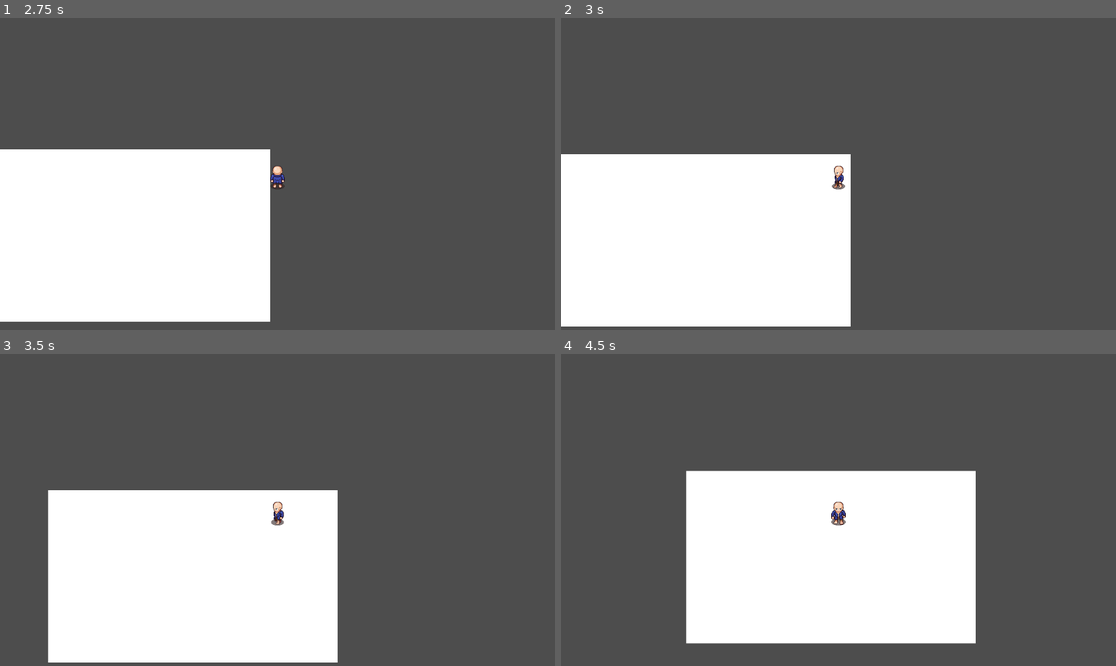
Above: before the commit, frames 1-4 (two rows, left to right).
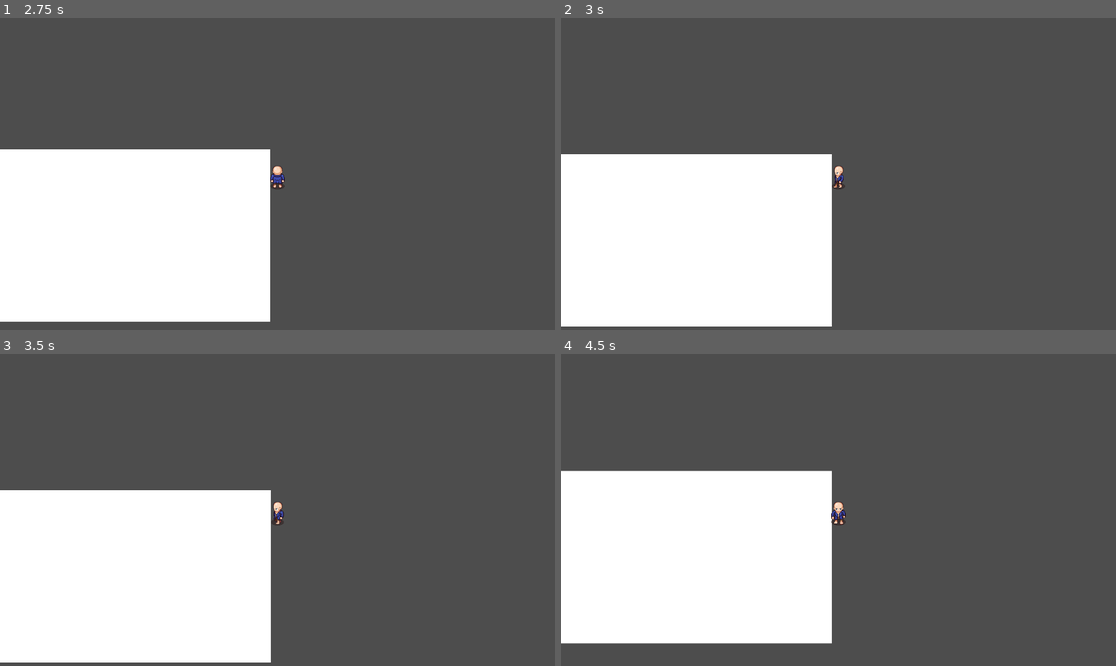
Above: after the commit, the same moments.

Repository: HugoBosque/ahora-si-confia-teorias
Game: Godot game, scene res://scenes/menu.tscn
The game is run twice, just before and just after one commit, with the same random seed, the same clock (stepped at 60 frames per second) and the same inputs.
Inputs:
- Up to frame 1 (2.75 s): click "JUGAR" at 0.5 s; tap Enter at 1.25 s; hold W (up) from 1.28 s (still down)
- Up to frame 2 (3 s): release W (up) at 2.78 s; hold A (left) from 2.78 s (still down)
- Up to frame 3 (3.5 s): keep holding A (left)
- Up to frame 4 (4.5 s): release A (left) at 4.28 s; hold S (down) from 4.28 s (still down)

Frame 1 is identical in both runs. In frame 2, 1.8% of the frame differs, in the area x 48-53%, y 43-99%; in frame 3, 11%; in frame 4, 27%, in the area x 0-75%, y 37-93%.

Commit message:
hitbox 2

Diff:
--- a/player/scripts/movement.gd
+++ b/player/scripts/movement.gd
@@ -1,4 +1,3 @@
-class_name Player
 extends CharacterBody2D
 
 @export var move_speed: float = 200.0
@@ -10,18 +9,22 @@
 @onready var animation_player: AnimationPlayer = $AnimationPlayer
 @onready var sprite: Sprite2D = $Sprite2D
 
+
 func _physics_process(delta: float) -> void:
 	# --- 1️⃣ Leer input ---
 	direction.x = Input.get_action_strength("right") - Input.get_action_strength("left")
 	direction.y = Input.get_action_strength("down") - Input.get_action_strength("up")
 
-	# --- 2️⃣ Normalizar y mover ---
+	# --- 2️⃣ Movimiento ---
 	if direction != Vector2.ZERO:
+		# Guardamos la dirección actual
 		direction = direction.normalized()
 		cardinal_direction = get_cardinal_direction(direction)
 		state = "walk"
 	else:
+		# Si no se mueve, se queda quieto Amirando hacia donde estaba
 		state = "idle"
+		direction = Vector2.ZERO
 
 	velocity = direction * move_speed
 	move_and_slide()
@@ -29,17 +32,21 @@
 	# --- 3️⃣ Actualizar animación ---
 	update_animation()
 
+
 func get_cardinal_direction(dir: Vector2) -> Vector2:
-	# Detecta la dirección principal según el vector de movimiento
 	if abs(dir.x) > abs(dir.y):
 		return Vector2.RIGHT if dir.x > 0 else Vector2.LEFT
 	else:
 		return Vector2.DOWN if dir.y > 0 else Vector2.UP
 
+
 func update_animation() -> void:
 	var anim_name = state + "_" + anim_direction()
-	if not animation_player.is_playing() or animation_player.current_animation != anim_name:
+
+	# Solo cambiar si no está ya reproduciendo esa animación
+	if animation_player.current_animation != anim_name:
 		animation_player.play(anim_name)
+
 
 func anim_direction() -> String:
 	if cardinal_direction == Vector2.DOWN:
@@ -50,4 +57,4 @@
 		return "left"
 	elif cardinal_direction == Vector2.RIGHT:
 		return "right"
-	return "down" # valor por defecto
+	return "down"
--- a/scenes/game.tscn
+++ b/scenes/game.tscn
@@ -1,9 +1,12 @@
-[gd_scene load_steps=3 format=3 uid="uid://cg0ysj07cxfnp"]
+[gd_scene load_steps=4 format=3 uid="uid://cg0ysj07cxfnp"]
 
 [ext_resource type="PackedScene" uid="uid://bplprou77cm47" path="res://scenes/player.tscn" id="1_uwrxv"]
 
 [sub_resource type="RectangleShape2D" id="RectangleShape2D_uwrxv"]
 size = Vector2(1124, 614)
+
+[sub_resource type="RectangleShape2D" id="RectangleShape2D_yqjtg"]
+size = Vector2(600, 356)
 
 [node name="game" type="Node2D"]
 
@@ -30,3 +33,9 @@
 [node name="CollisionShape2D" type="CollisionShape2D" parent="wall"]
 position = Vector2(-40, 6)
 shape = SubResource("RectangleShape2D_uwrxv")
+
+[node name="StaticBody2D" type="StaticBody2D" parent="."]
+
+[node name="CollisionShape2D" type="CollisionShape2D" parent="StaticBody2D"]
+position = Vector2(274, 138)
+shape = SubResource("RectangleShape2D_yqjtg")
